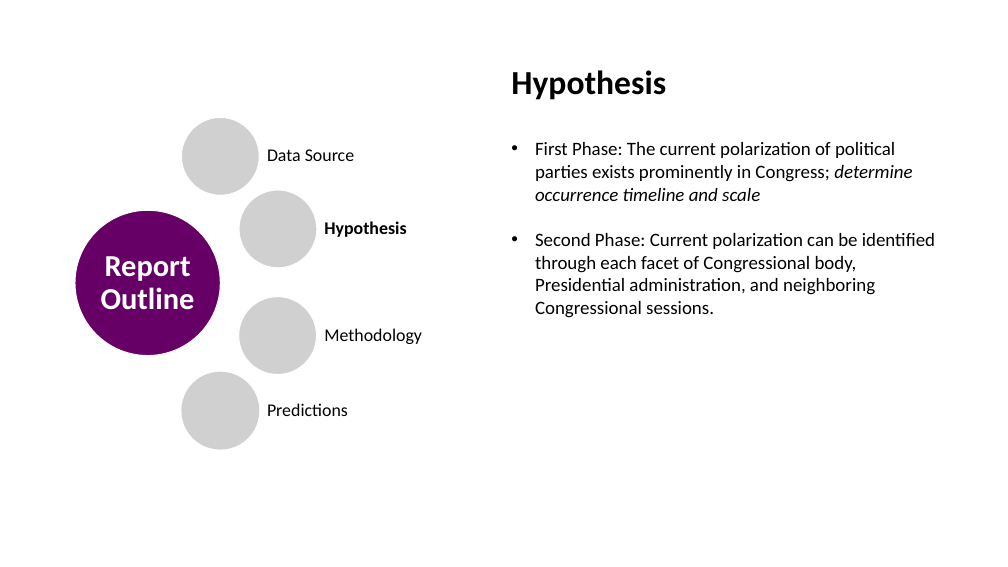
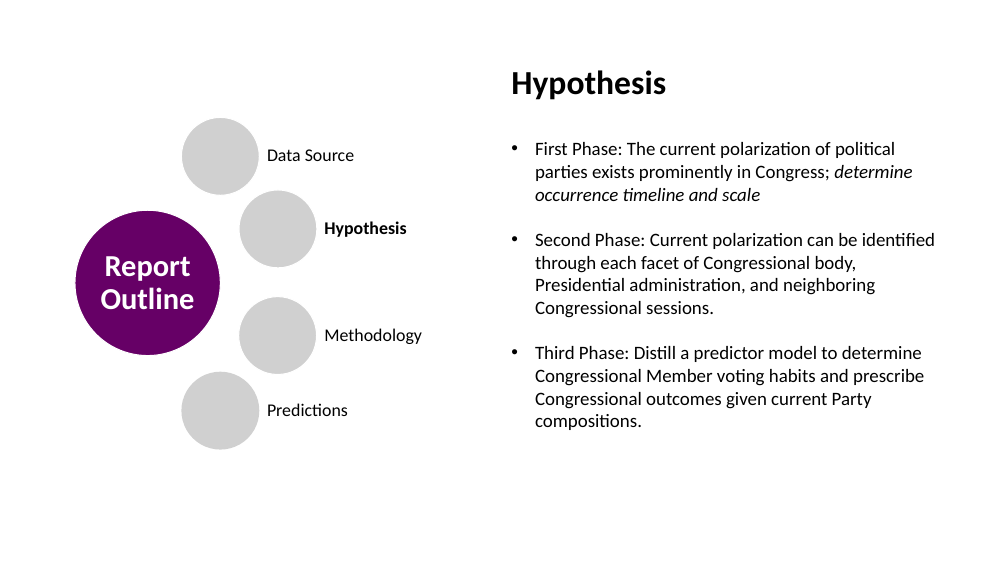
Before and after one commit to Malekyte/political-polarity, a slide deck: slide 4 of reports/Midterm Presentation.pptx. Drawn at 1008x567 pixels with LibreOffice and Linux fonts; fonts in the diff are those of the drawing; grey boxes stand for pictures. Boxes give left, top, right and bottom in pixels: in the first picture for what was removed or moved away, otherwise in the second. Text is boxed around its words. In the diff, an @@ line names an element or a change of style, - is before the commit and + after.

Commit message:
interim working for prediction model

```diff
--- a/reports/Midterm Presentation.pptx
+++ b/reports/Midterm Presentation.pptx
@@ text at (535, 346, 924, 430): paragraph added @@
+• Third Phase: Distill a predictor model to determine Congressional Member voting habits and prescribe Congressional outcomes given current Party compositions.
```
Also in this commit, not shown: 2 other slides changed, 4 other files.
